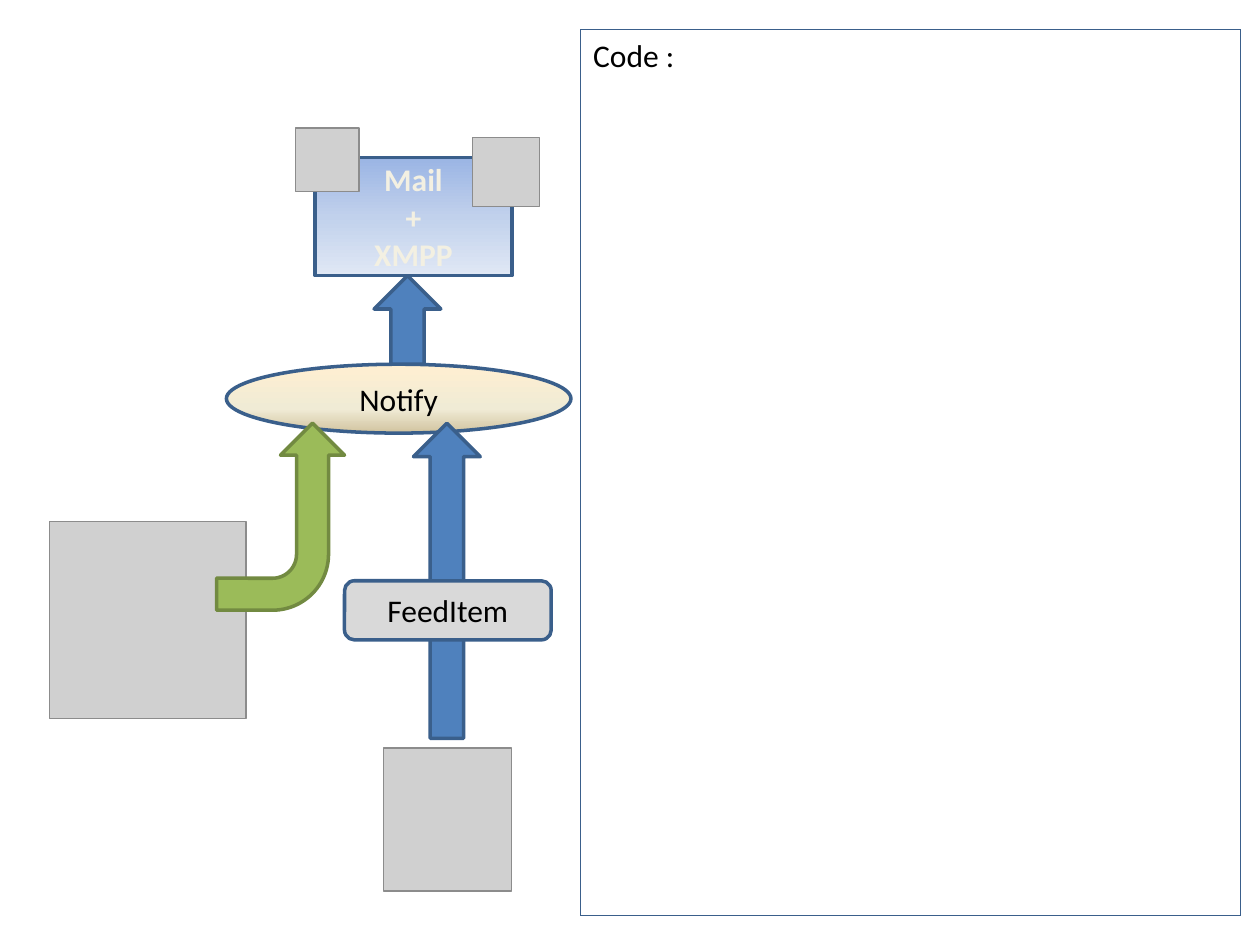
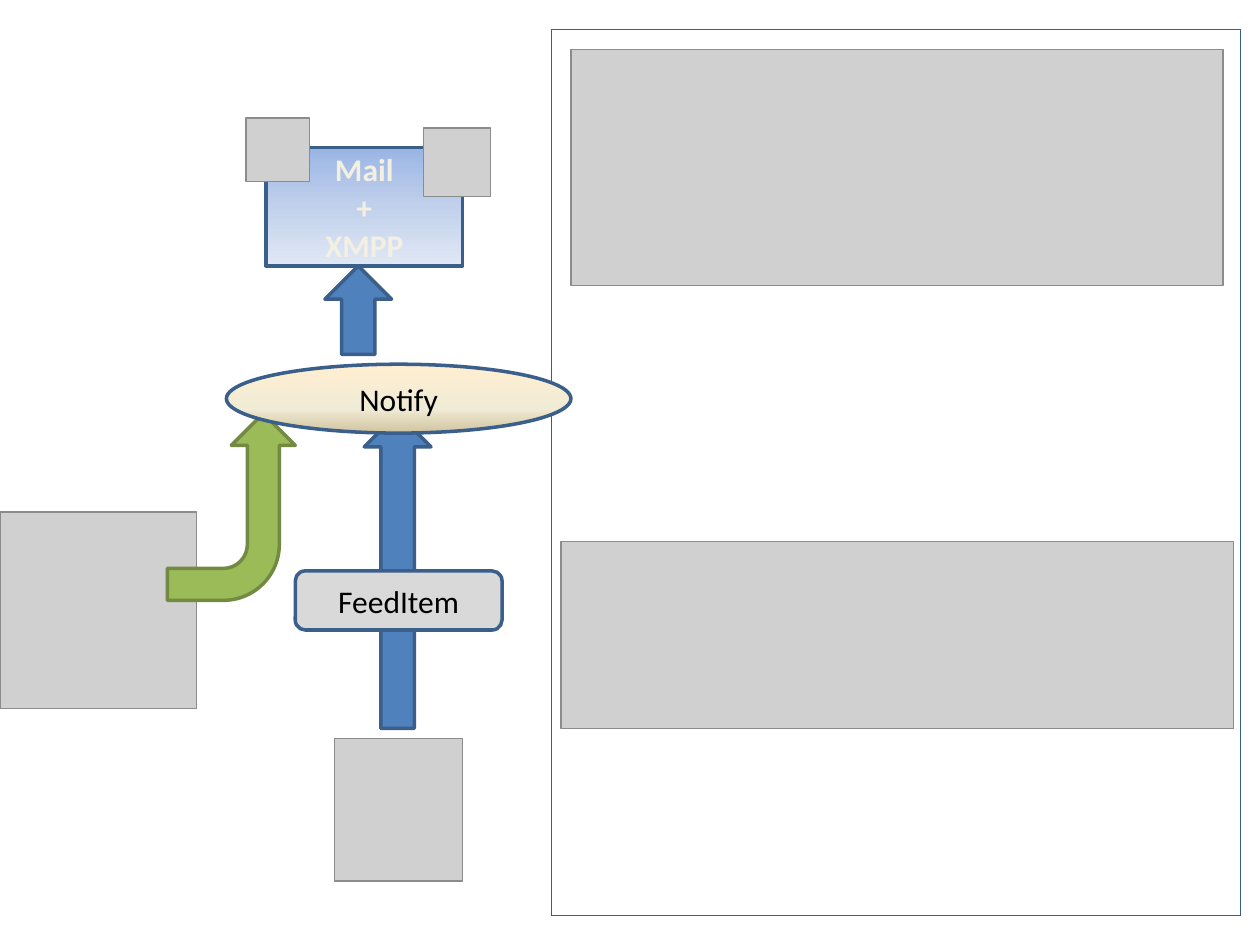
Before and after one commit to LCHCAPITALHUMAIN/fetchfeeds, a slide deck: slide 4 of fetchfeeds/Prez-FetchFeeds.pptx. Drawn at 1260x945 pixels with LibreOffice and Linux fonts; fonts in the diff are those of the drawing; grey boxes stand for pictures. Boxes give left, top, right and bottom in pixels: in the first picture for what was removed or moved away, otherwise in the second. Text is boxed around its words. In the diff, an @@ line names an element or a change of style, - is before the commit and + after.

```diff
--- a/fetchfeeds/Prez-FetchFeeds.pptx
+++ b/fetchfeeds/Prez-FetchFeeds.pptx
@@ rectangle: place and size @@
-rectangle at (581, 29, 1240, 915)
+rectangle at (551, 29, 1240, 915)
@@ picture added at (571, 49, 1223, 286) @@
@@ text in rectangle at (593, 45, 659, 68): text removed @@
-Code :
@@ 4 pictures, 2 down arrows, 1 rounded rectangle, 1 rectangle, 1 bent arrow: place and size @@
-4 pictures, 2 down arrows, 1 rounded rectangle, 1 rectangle, 1 bent arrow at (49, 129, 551, 891)
+4 pictures, 2 down arrows, 1 rounded rectangle, 1 rectangle, 1 bent arrow at (0, 118, 501, 881)
@@ picture added at (561, 542, 1234, 728) @@
```
Also in this commit, not shown: 2 other slides changed.
